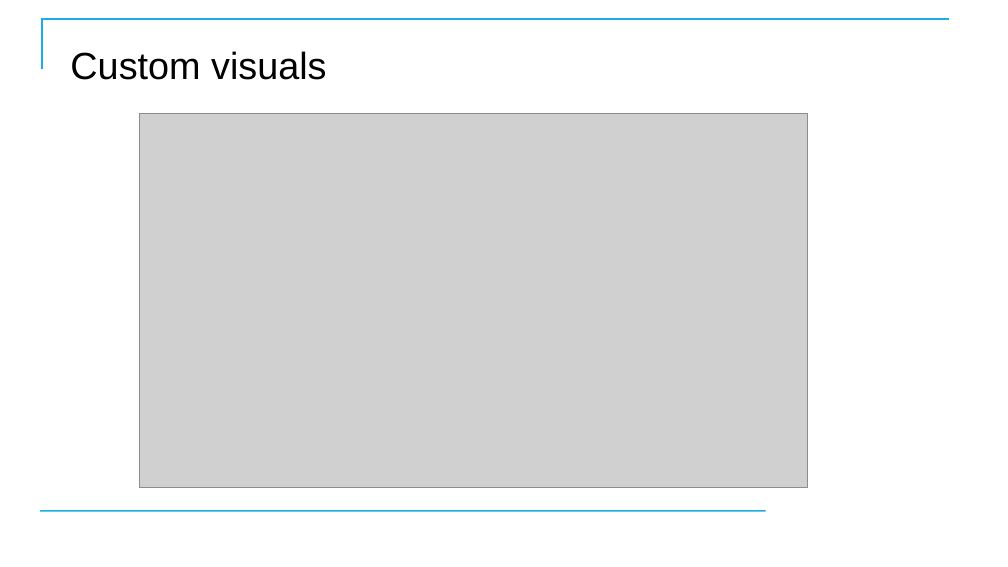
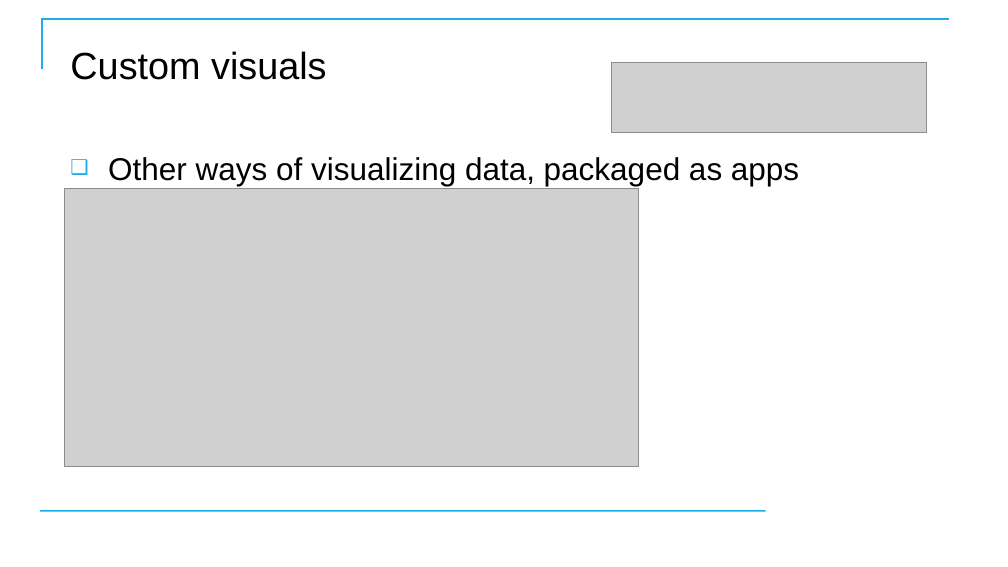
Before and after one commit to CostelloTechnicalConsulting/XSPLK2ClassFiles, a slide deck: slide 98 of ppt/SplunkFundamentals2v1_3.pptx. Drawn at 1008x567 pixels with LibreOffice and Linux fonts; fonts in the diff are those of the drawing; grey boxes stand for pictures; background and template pictures are left out. Boxes give left, top, right and bottom in pixels: in the first picture for what was removed or moved away, otherwise in the second. Text is boxed around its words. In the diff, an @@ line names an element or a change of style, - is before the commit and + after.

```diff
--- a/ppt/SplunkFundamentals2v1_3.pptx
+++ b/ppt/SplunkFundamentals2v1_3.pptx
@@ picture added at (611,63,926,132) @@
@@ text added at (108,157,799,186), 30 pt, text #000000 @@
+❑ Other ways of visualizing data, packaged as apps
@@ picture: place and size @@
-picture at (140,113,808,488)
+picture at (64,188,639,467)
```
Also in this commit, not shown: 2 other slides changed, 1 other file.
